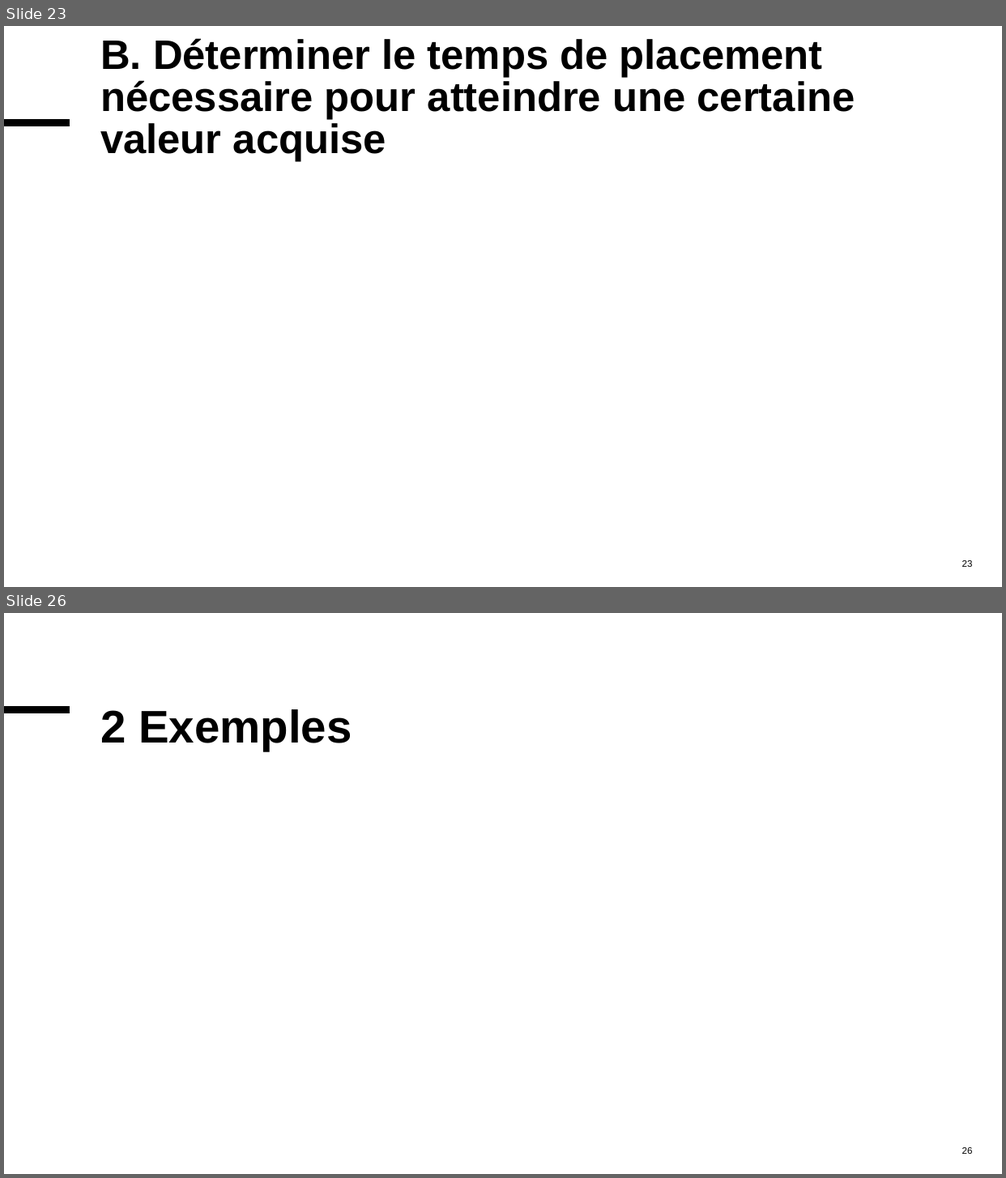
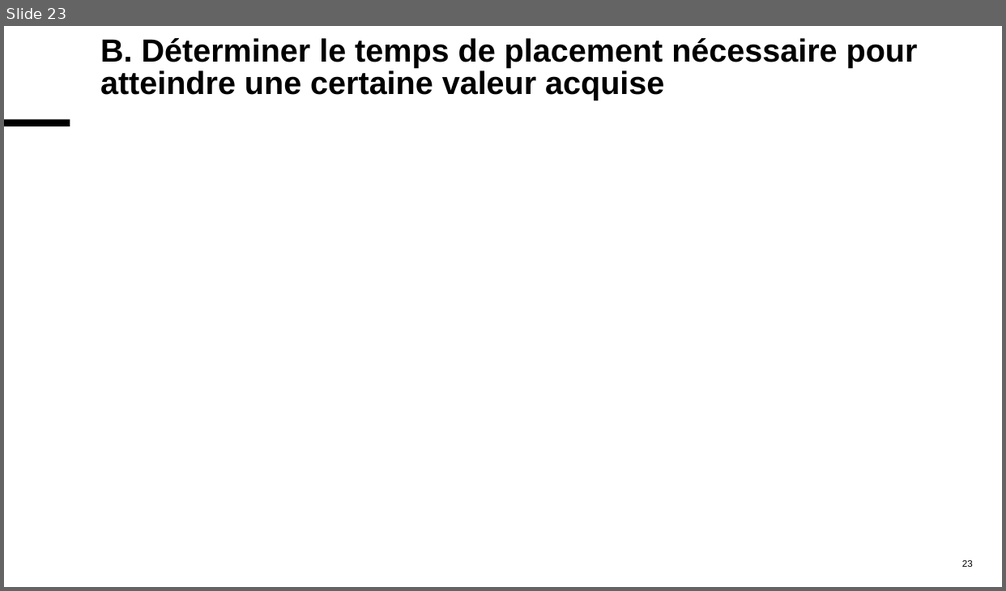
Before and after one commit to MaxMontouro/BUT_Info, a slide deck: Annee2/S4/R4_D_09_maths_gestion/CHP1/chap1.pptx. Shown one above the other, each under a label of ours: slides 23 and 26 before the commit, slide 23 after it; the slides between them are not shown. The pictures are 1006x1178 and 1006x591 pixels, drawn with LibreOffice and Linux fonts; fonts in the diff are those of the drawing; grey boxes stand for pictures. Boxes give left, top, right and bottom in pixels: in the first picture for what was removed or moved away, otherwise in the second. Text is boxed around its words. In the diff, an @@ line names an element or a change of style, - is before the commit and + after.

```diff
--- a/Annee2/S4/R4_D_09_maths_gestion/CHP1/chap1.pptx
+++ b/Annee2/S4/R4_D_09_maths_gestion/CHP1/chap1.pptx
@@ slide 26 removed at (4,613,1002,1174), background #FFFFFF; not listed: 1 template element that a slide beside it also shows @@
@@ title removed at (100,709,351,752) @@
-2 Exemples
@@ page number removed at (962,1148,973,1154) @@
-26
@@ slide 23 changed as well @@
@@ title "B. Déterminer le temps de ..." at (100,38,918,101): size 39.6 to 30.8 pt @@
```
Also in this commit, not shown: 18 other slides changed, 4 slides added, 3 other slides removed, 3 other files.
